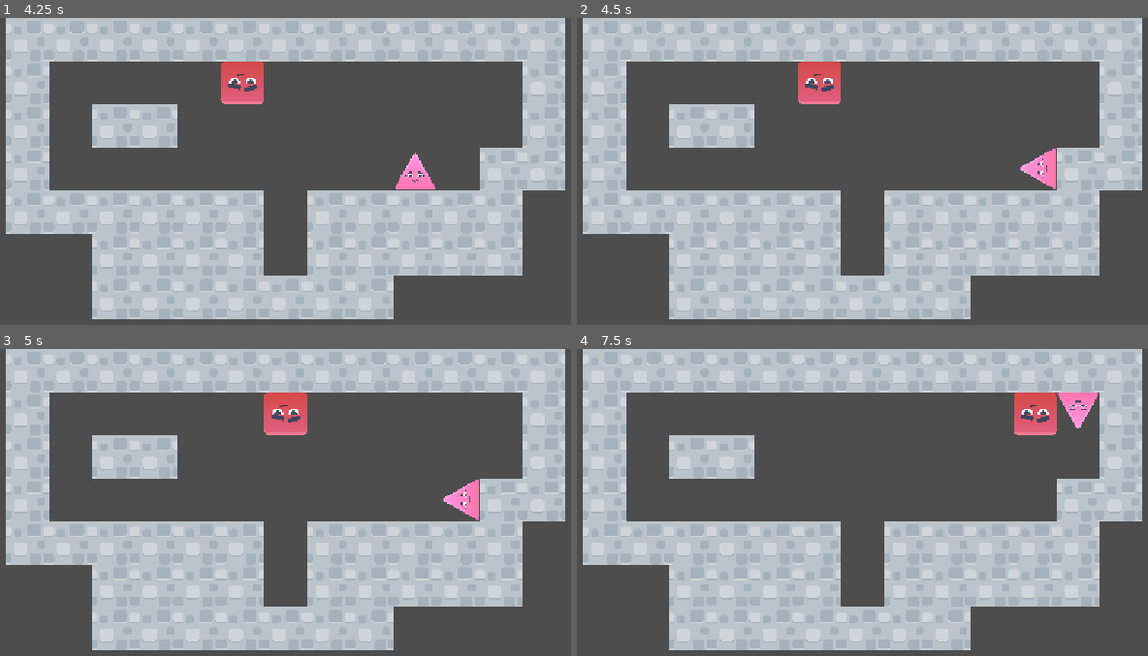
Above: before the commit, frames 1-4 (two rows, left to right).
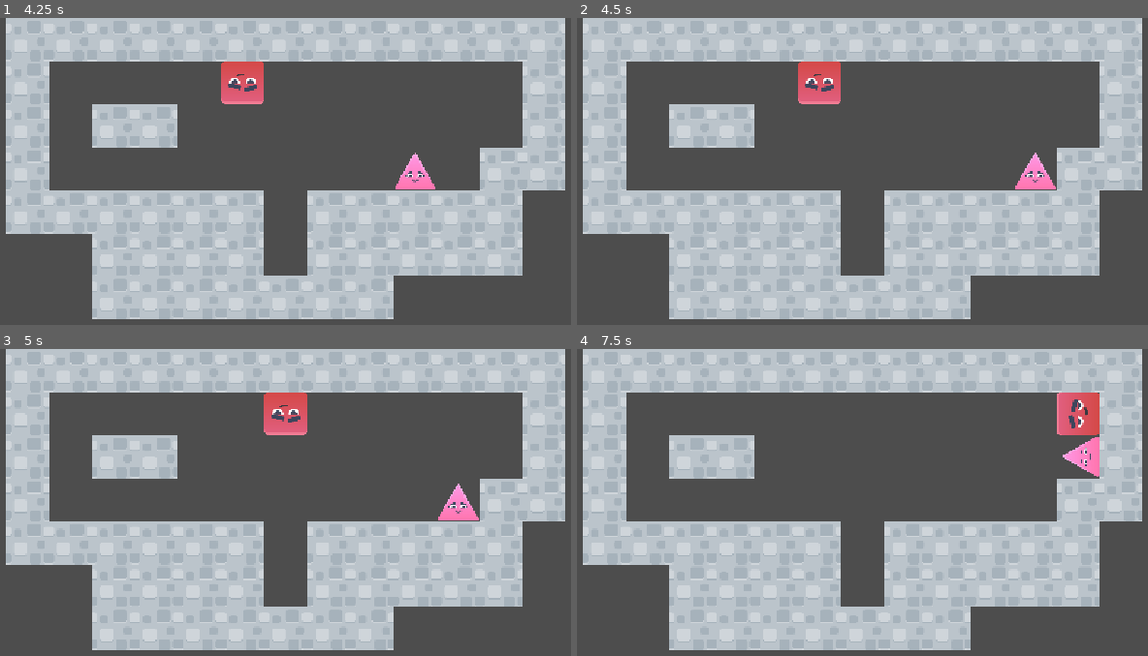
Above: after the commit, the same moments.

Repository: pklito/juniper-jam
Game: Godot game, scene res://scenes/level1.tscn
Two runs of this game, one before a commit and one after it. Both use one fixed random seed, a clock stepped at 60 frames per second and the inputs below.
Inputs:
- Up to frame 1 (4.25 s): tap Enter at 1.25 s
- Up to frame 2 (4.5 s): no input
- Up to frame 3 (5 s): no input
- Up to frame 4 (7.5 s): tap Space at 7.25 s

Frame 1 is identical in both runs. In frame 2, 0.5% of the frame differs, in the area x 76-84%, y 42-56%; in frame 3, 0.5%; in frame 4, 2.4%, in the area x 76-92%, y 14-42%.

Commit message:
Get movement working for triangle

Diff:
--- a/scripts/game.gd
+++ b/scripts/game.gd
@@ -61,8 +61,6 @@
 			return true
 		return false
 
-	func _post_check(_a : Vector2i):
-		pass
 
 	func update_graphics() -> void:
 		player_node.position = tile_config.pos_to_pixel(pos)
@@ -70,11 +68,9 @@
 	func move_left() -> void:
 		var test_dir = posmod(ground_dir + 1, 4)
 		_move_internal(Utils.dir_to_vec2(test_dir))
-		_post_check(Utils.dir_to_vec2(test_dir))
 	func move_right() -> void:
 		var test_dir = posmod(ground_dir - 1, 4)
 		_move_internal(Utils.dir_to_vec2(test_dir))
-		_post_check(Utils.dir_to_vec2(test_dir))
 
 
 class PlayerSquare extends Player:
@@ -96,6 +92,15 @@
 	func _post_check(_move_vec : Vector2i):
 		if not _pos_open(pos + _move_vec):
 			ground_dir = Utils.vec2_to_dir(_move_vec)
+
+	func move_left() -> void:
+		var test_dir = posmod(ground_dir + 1, 4)
+		if not _move_internal(Utils.dir_to_vec2(test_dir)):
+			_post_check(Utils.dir_to_vec2(test_dir))
+	func move_right() -> void:
+		var test_dir = posmod(ground_dir - 1, 4)
+		if not _move_internal(Utils.dir_to_vec2(test_dir)):
+			_post_check(Utils.dir_to_vec2(test_dir))
 
 
 
